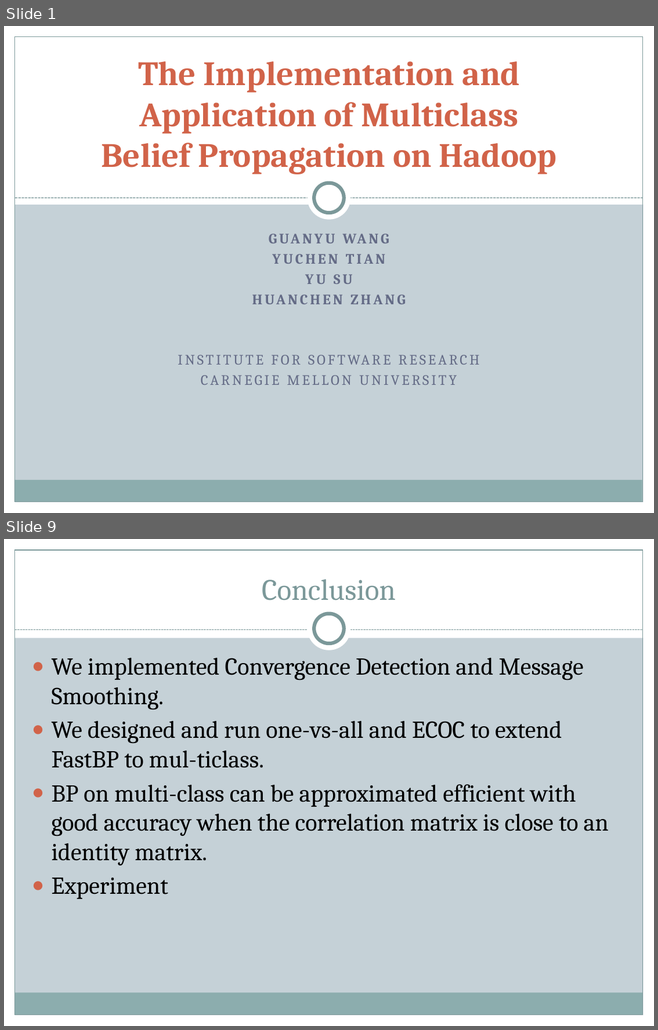
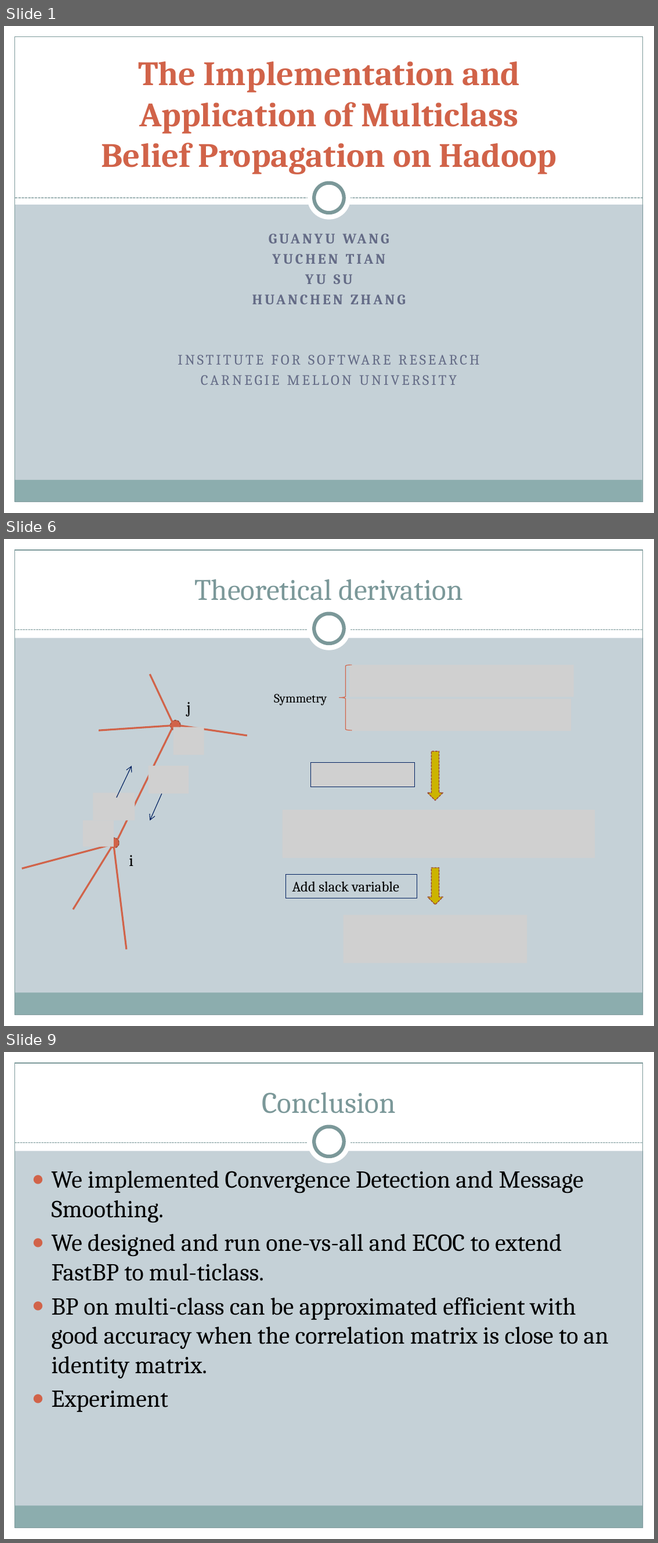
Before and after one commit to lazyplus/826Code, a slide deck: DOC/The Implementation and Application of Multiclass belief propagation on hadoop.pptx. Shown one above the other, each under a label of ours: slides 1 and 9 before the commit, slides 1, 6 and 9 after it; the slides between them are not shown. The pictures are 658x1030 and 658x1543 pixels, drawn with LibreOffice and Linux fonts; fonts in the diff are those of the drawing; grey boxes stand for pictures; background and template pictures are left out. Boxes give left, top, right and bottom in pixels: in the first picture for what was removed or moved away, otherwise in the second. Text is boxed around its words. In the diff, an @@ line names an element or a change of style, - is before the commit and + after.

```diff
--- a/DOC/The Implementation and Application of Multiclass belief propagation on hadoop.pptx
+++ b/DOC/The Implementation and Application of Multiclass belief propagation on hadoop.pptx
@@ slide 6 added at [4, 539, 654, 1026], background picture (left out); not listed: 9 template elements that a slide beside it also shows @@
@@ title added at [194, 579, 463, 600], 33 pt, text #7C999A @@
+Theoretical derivation
@@ line added from (173, 725) to (150, 674), #D16349 2 pt @@
@@ left brace added at [339, 665, 351, 730], outline #D16349 0.75 pt @@
@@ picture added at [349, 665, 573, 697] @@
@@ text added at [274, 694, 326, 705], 14 pt, text #000000 @@
+Symmetry
@@ text added at [187, 702, 191, 716], 18 pt, text #000000 @@
+j
@@ picture added at [345, 699, 571, 730] @@
@@ line added from (99, 730) to (176, 725), #D16349 2 pt @@
@@ line added from (118, 839) to (172, 729), #D16349 2 pt @@
@@ ellipse added at [170, 720, 181, 730], fill #D16349, outline #9B4936 0.9 pt dashed @@
@@ picture added at [173, 727, 204, 755] @@
@@ line added from (180, 725) to (247, 736), #D16349 2 pt @@
@@ picture added at [311, 763, 414, 787] @@
@@ down arrow added at [427, 751, 443, 801], fill #CCB400, outline #9B4936 0.9 pt dashed @@
@@ arrow added from (117, 798) to (132, 766), #002060 0.75 pt @@
@@ picture added at [148, 766, 188, 794] @@
@@ picture added at [93, 793, 134, 821] @@
@@ arrow added from (162, 794) to (150, 821), #002060 0.75 pt @@
@@ picture added at [282, 810, 594, 858] @@
@@ picture added at [83, 821, 113, 847] @@
@@ line added from (22, 868) to (111, 845), #D16349 2 pt @@
@@ line added from (73, 909) to (112, 847), #D16349 2 pt @@
@@ ellipse added at [108, 838, 119, 848], fill #D16349, outline #9B4936 0.9 pt dashed @@
@@ line added from (126, 950) to (114, 845), #D16349 2 pt @@
@@ text added at [129, 855, 133, 866], 18 pt, text #000000 @@
+i
@@ down arrow added at [427, 868, 443, 905], fill #CCB400, outline #9B4936 0.9 pt dashed @@
@@ rectangle added at [286, 874, 417, 898], outline #002060 0.75 pt, 16 pt, text #000000 @@
+Add slack variable
@@ picture added at [343, 915, 527, 963] @@
```
Also in this commit, not shown: 5 slides changed, 1 other slide added, 2 slides removed, 3 other files.
